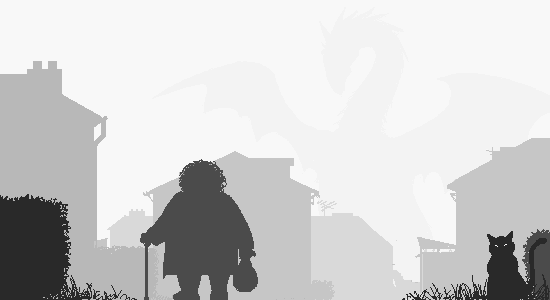
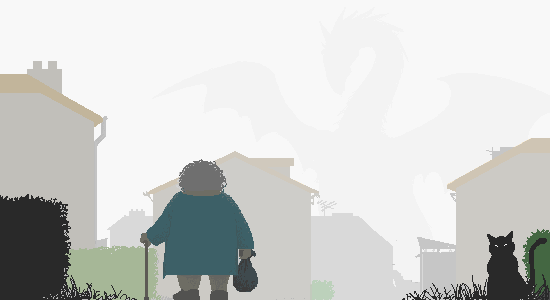
Layers edited between the first and the second 550x300 image:
added layer "couleurs" (20%) above "introscreen.png" over (0, 61, 550, 300)
painted on "introscreen.png" over (94, 241, 238, 294)
added layer "fond blanc" over (0, 61, 550, 300)
